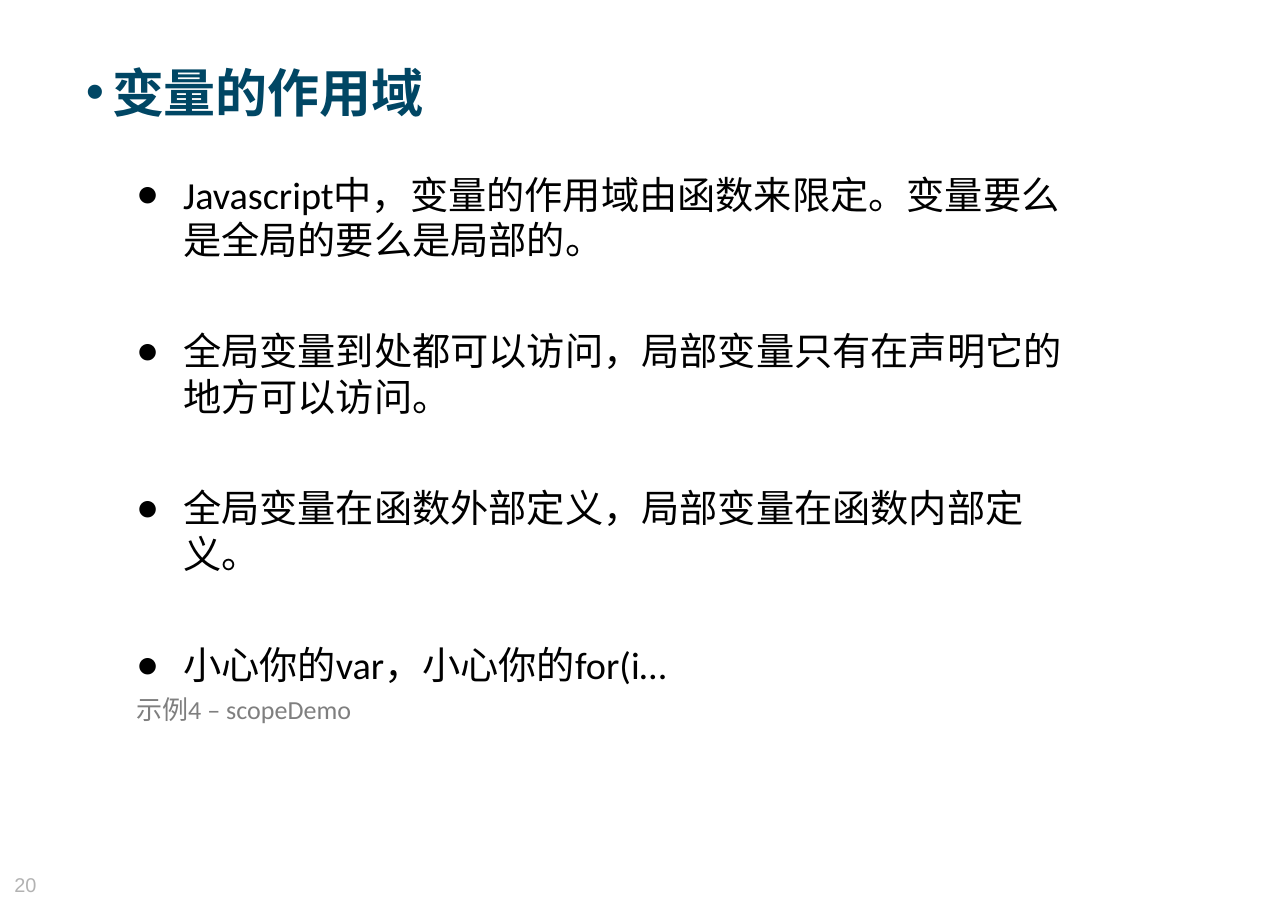
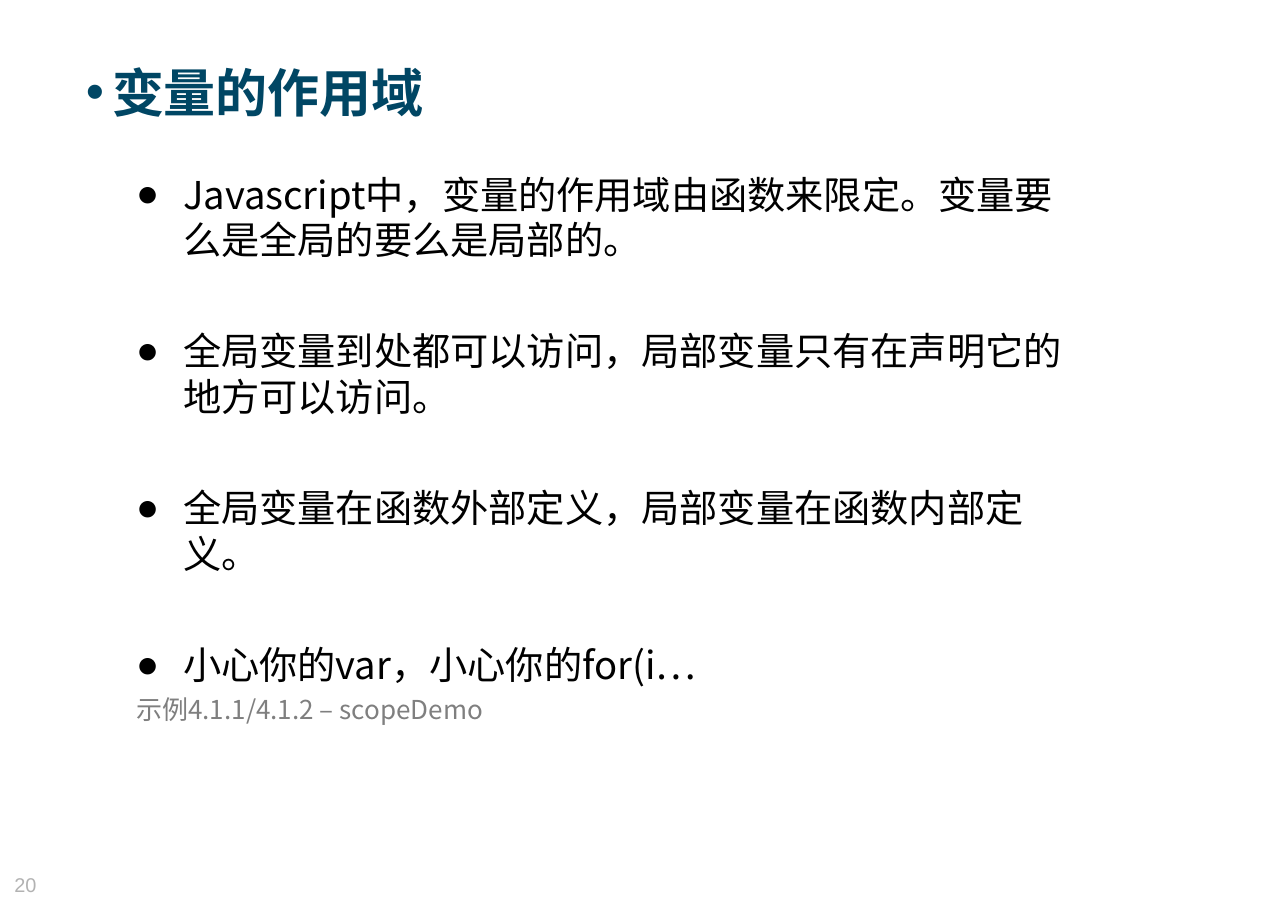
Before and after one commit to Moses824/Train-Javascript-Basic, a slide deck: slide 20 of Train_Javascript_Basic.ppt. Drawn at 1288x911 pixels with LibreOffice and Linux fonts; fonts in the diff are those of the drawing; background and template pictures are left out. Boxes give left, top, right and bottom in pixels: in the first picture for what was removed or moved away, otherwise in the second. Text is boxed around its words. In the diff, an @@ line names an element or a change of style, - is before the commit and + after.

```diff
--- a/Train_Javascript_Basic.ppt
+++ b/Train_Javascript_Basic.ppt
@@ text at <box>183,176,1062,687</box>: font Calibri to Noto Sans CJK SC in "Javascript中，变量的作用域由函数来限定。变量要么是全局的要么是局部的。", "全局变量到处都可以访问，局部变量只有在声明它的地方可以访问。", "全局变量在函数外部定义，局部变量在函数内部定义。", "小心你的var，小心你的for(i…" @@
@@ text at <box>136,697,483,725</box>: text changed; font Calibri to Noto Sans CJK SC @@
-示例4 – scopeDemo
+示例4.1.1/4.1.2 – scopeDemo
```
Also in this commit, not shown: 2 slides added, 3 other files.
